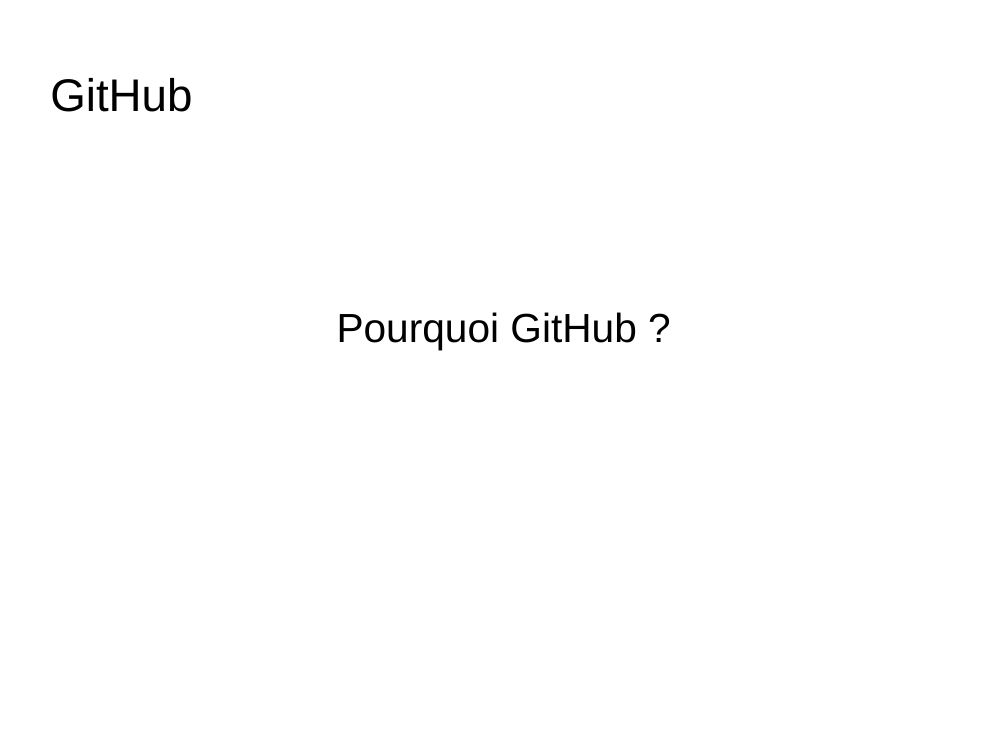
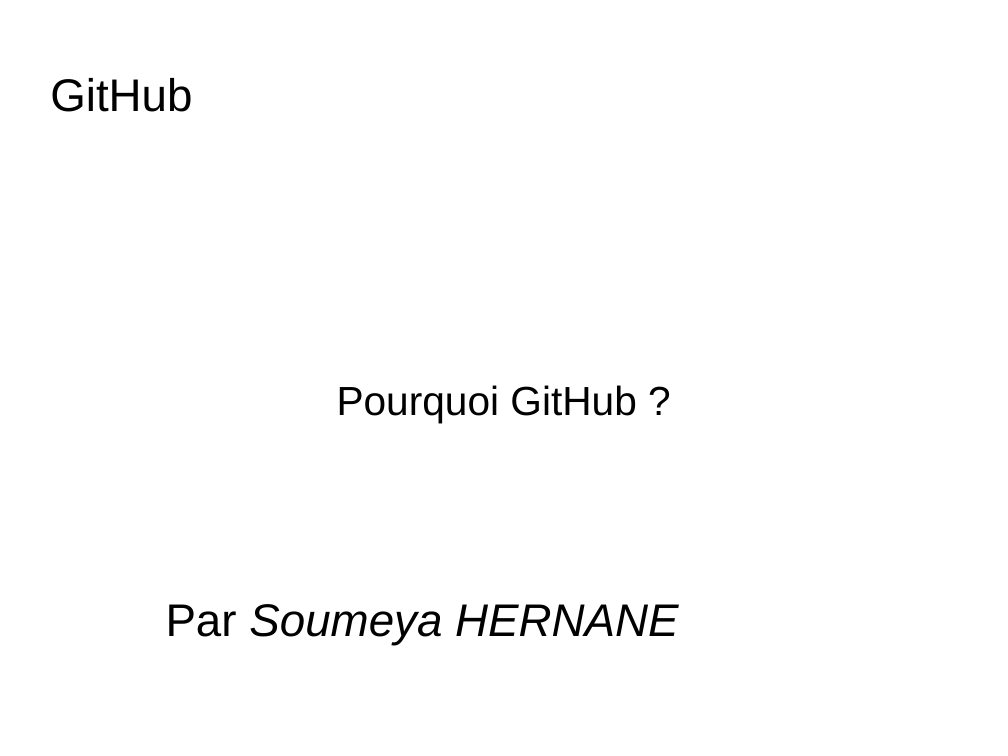
Before and after one commit to aliel18/Genwin, a slide deck: slide 1 of Github.pptx. Drawn at 1008x756 pixels with LibreOffice and Linux fonts; fonts in the diff are those of the drawing; background and template pictures are left out. Boxes give left, top, right and bottom in pixels: in the first picture for what was removed or moved away, otherwise in the second. Text is boxed around its words. In the diff, an @@ line names an element or a change of style, - is before the commit and + after.

```diff
--- a/Github.pptx
+++ b/Github.pptx
@@ text "Pourquoi GitHub ?" moved from (x1=337, y1=312, x2=636, y2=350) to (x1=337, y1=385, x2=636, y2=423) @@
@@ text added at (x1=166, y1=604, x2=678, y2=645), 36 pt, text #000000, italic @@
+Par Soumeya HERNANE
```
Also in this commit, not shown: 3 slides added.
